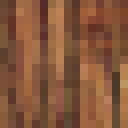
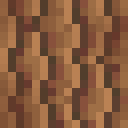
Two versions of the same layered image (128×128). Layer-by-layer changes:
removed layer "oak_log.png" over <box>0,0,128,128</box>
added layer "Layer" above "Layer #1" over <box>0,0,128,128</box>
added layer "Layer #1" over <box>0,0,128,128</box>
